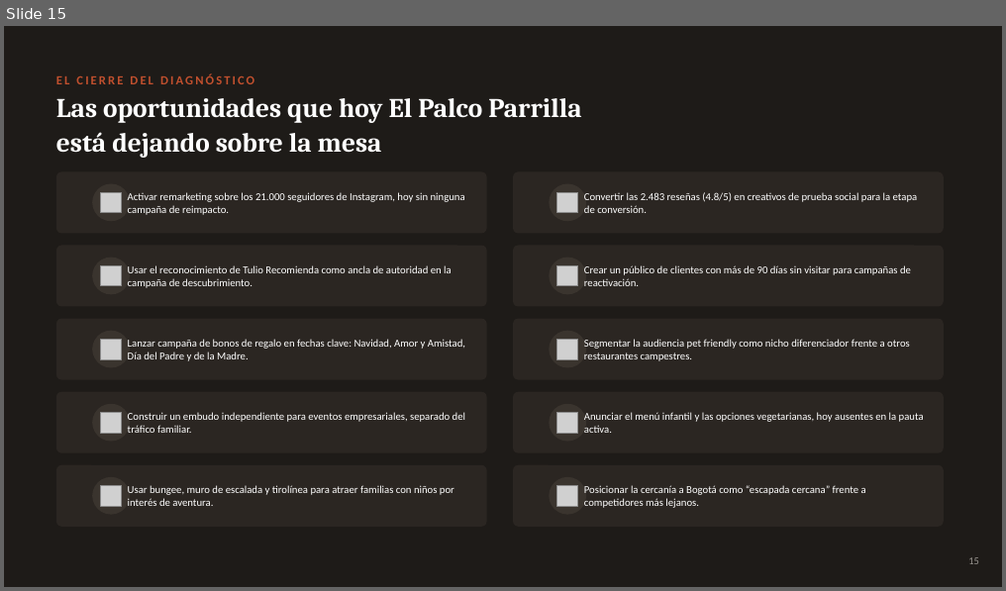
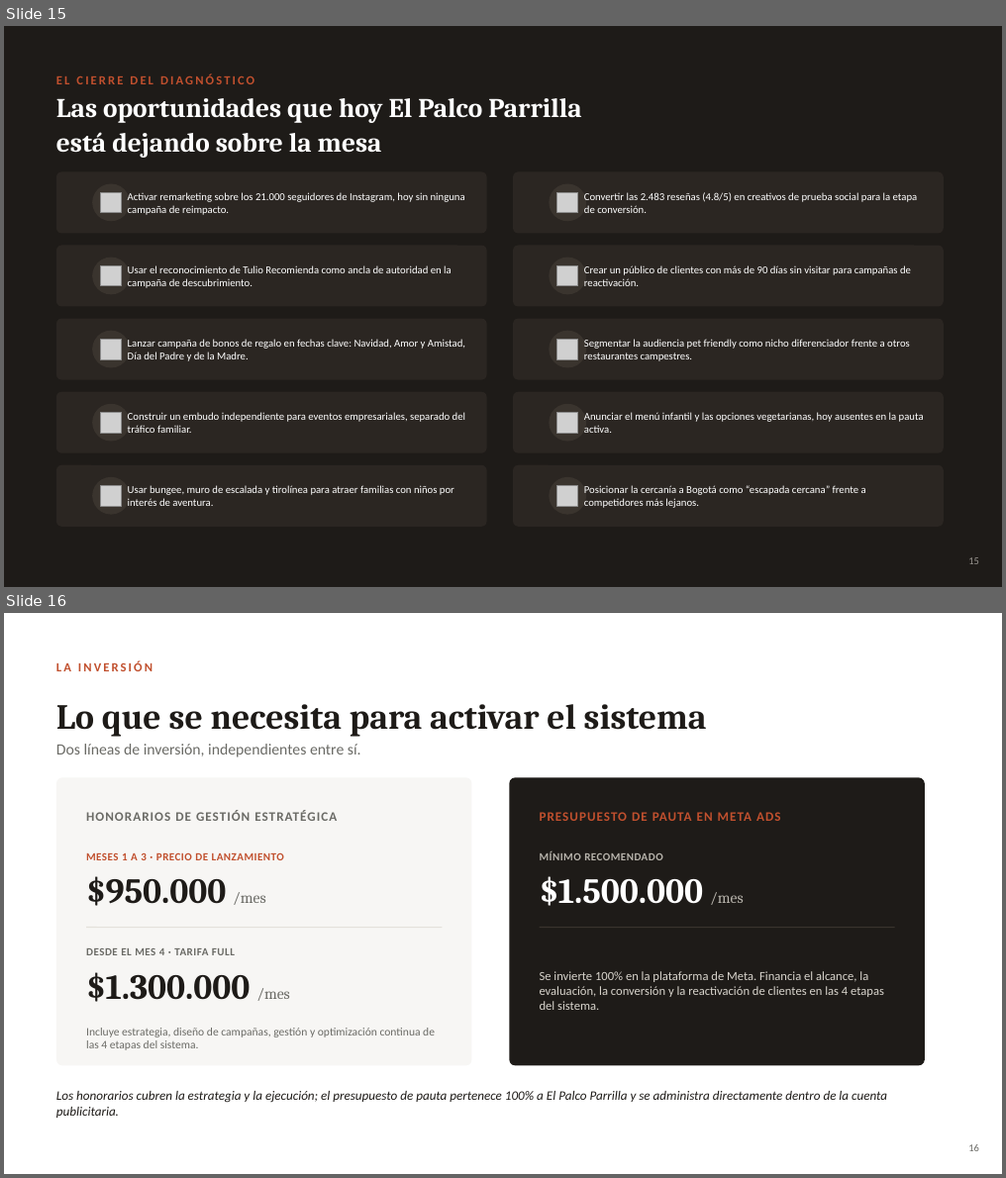
Before and after one commit to rozoerik-eng/Presentaciones-y-varios, a slide deck: El Palco Parrilla - Estrategia Meta Ads/El_Palco_Parrilla_Meta_Ads.pptx. Shown one above the other, each under a label of ours: slide 15 before the commit, slides 15 and 16 after it. The pictures are 1006x591 and 1006x1178 pixels, drawn with LibreOffice and Linux fonts; fonts in the diff are those of the drawing; grey boxes stand for pictures. Boxes give left, top, right and bottom in pixels: in the first picture for what was removed or moved away, otherwise in the second. Text is boxed around its words. In the diff, an @@ line names an element or a change of style, - is before the commit and + after.

```diff
--- a/El Palco Parrilla - Estrategia Meta Ads/El_Palco_Parrilla_Meta_Ads.pptx
+++ b/El Palco Parrilla - Estrategia Meta Ads/El_Palco_Parrilla_Meta_Ads.pptx
@@ slide 16 added at (x1=4, y1=613, x2=1002, y2=1174), background #FFFFFF @@
@@ text added at (x1=56, y1=662, x2=152, y2=671), 12 pt, text #C1502E, bold @@
+LA INVERSIÓN
@@ text added at (x1=56, y1=704, x2=707, y2=737), 34 pt, text #1E1B18, bold @@
+Lo que se necesita para activar el sistema
@@ text added at (x1=56, y1=744, x2=361, y2=758), 15 pt, text #6B6B66 @@
+Dos líneas de inversión, independientes entre sí.
@@ rounded rectangle added at (x1=56, y1=777, x2=472, y2=1065), fill #F7F6F4 @@
@@ rounded rectangle added at (x1=509, y1=777, x2=925, y2=1065), fill #1E1B18 @@
@@ text added at (x1=86, y1=810, x2=337, y2=821), 12.5 pt, text #6B6B66, bold @@
+HONORARIOS DE GESTIÓN ESTRATÉGICA
@@ text added at (x1=540, y1=812, x2=780, y2=821), 12.5 pt, text #C1502E, bold @@
+PRESUPUESTO DE PAUTA EN META ADS
@@ text added at (x1=86, y1=854, x2=284, y2=861), 10.5 pt, text #C1502E, bold @@
+MESES 1 A 3 · PRECIO DE LANZAMIENTO
@@ text added at (x1=86, y1=876, x2=266, y2=906), 34 pt, text #1E1B18, bold @@
+$950.000 /mes
@@ text added at (x1=540, y1=852, x2=662, y2=861), 10.5 pt, text #B8B4AC, bold @@
+MÍNIMO RECOMENDADO
@@ text added at (x1=540, y1=876, x2=744, y2=906), 34 pt, text #FFFFFF, bold @@
+$1.500.000 /mes
@@ line added from (86, 928) to (442, 928), #E4E1DB 1 pt @@
@@ line added from (540, 928) to (895, 928), #3A342E 1 pt @@
@@ text added at (x1=86, y1=949, x2=235, y2=956), 10.5 pt, text #6B6B66, bold @@
+DESDE EL MES 4 · TARIFA FULL
@@ text added at (x1=86, y1=972, x2=290, y2=1002), 34 pt, text #1E1B18, bold @@
+$1.300.000 /mes
@@ text added at (x1=540, y1=971, x2=884, y2=1010), 12 pt, text #D8D4CC @@
+Se invierte 100% en la plataforma de Meta. Financia el alcance, la evaluación, la conversión y la reactivación de clientes en las 4 etapas del sistema.
@@ text added at (x1=86, y1=1028, x2=435, y2=1051), 11 pt, text #6B6B66 @@
+Incluye estrategia, diseño de campañas, gestión y optimización continua de las 4 etapas del sistema.
@@ text added at (x1=56, y1=1091, x2=887, y2=1118), 12.5 pt, text #1E1B18, italic @@
+Los honorarios cubren la estrategia y la ejecución; el presupuesto de pauta pertenece 100% a El Palco Parrilla y se administra directamente dentro de la cuenta publicitaria.
@@ text added at (x1=968, y1=1145, x2=979, y2=1152), 10 pt, text #6B6B66 @@
+16
```
Also in this commit, not shown: 1 slide changed.
